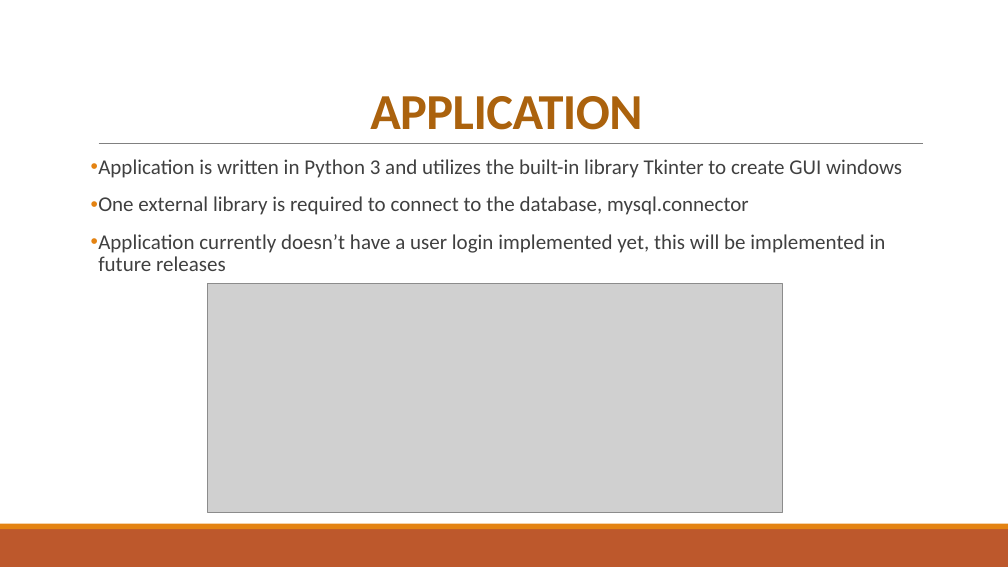
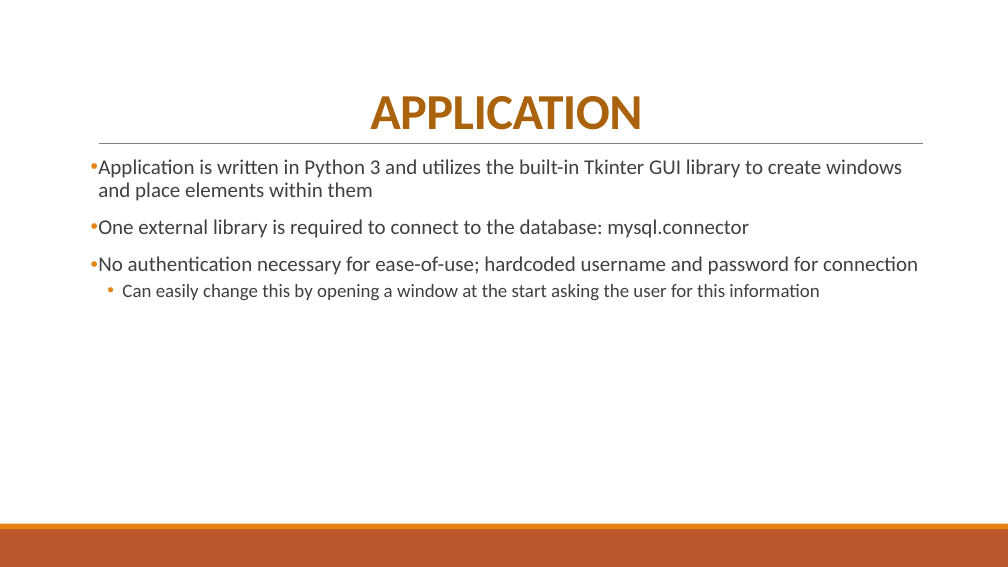
Before and after one commit to dellathefella/COSC457Project, a slide deck: slide 8 of Documentation/BCCC Presentation.pptx (slide 9 before the commit). Drawn at 1008x567 pixels with LibreOffice and Linux fonts; fonts in the diff are those of the drawing; grey boxes stand for pictures. Boxes give left, top, right and bottom in pixels: in the first picture for what was removed or moved away, otherwise in the second. Text is boxed around its words. In the diff, an @@ line names an element or a change of style, - is before the commit and + after.

```diff
--- a/Documentation/BCCC Presentation.pptx
+++ b/Documentation/BCCC Presentation.pptx
@@ text at <box>98,159,918,301</box>: text changed @@
-• Application is written in Python 3 and utilizes the built-in library Tkinter to create GUI windows
-• One external library is required to connect to the database, mysql.connector
-• Application currently doesn’t have a user login implemented yet, this will be implemented in future releases
+• Application is written in Python 3 and utilizes the built-in Tkinter GUI library to create windows and place elements within them
+• One external library is required to connect to the database: mysql.connector
+• No authentication necessary for ease-of-use; hardcoded username and password for connection
+  • Can easily change this by opening a window at the start asking the user for this information
@@ picture removed at <box>207,284,783,513</box> @@
```
Also in this commit, not shown: 8 other slides changed, 2 slides added, 2 slides removed, 4 other files.
